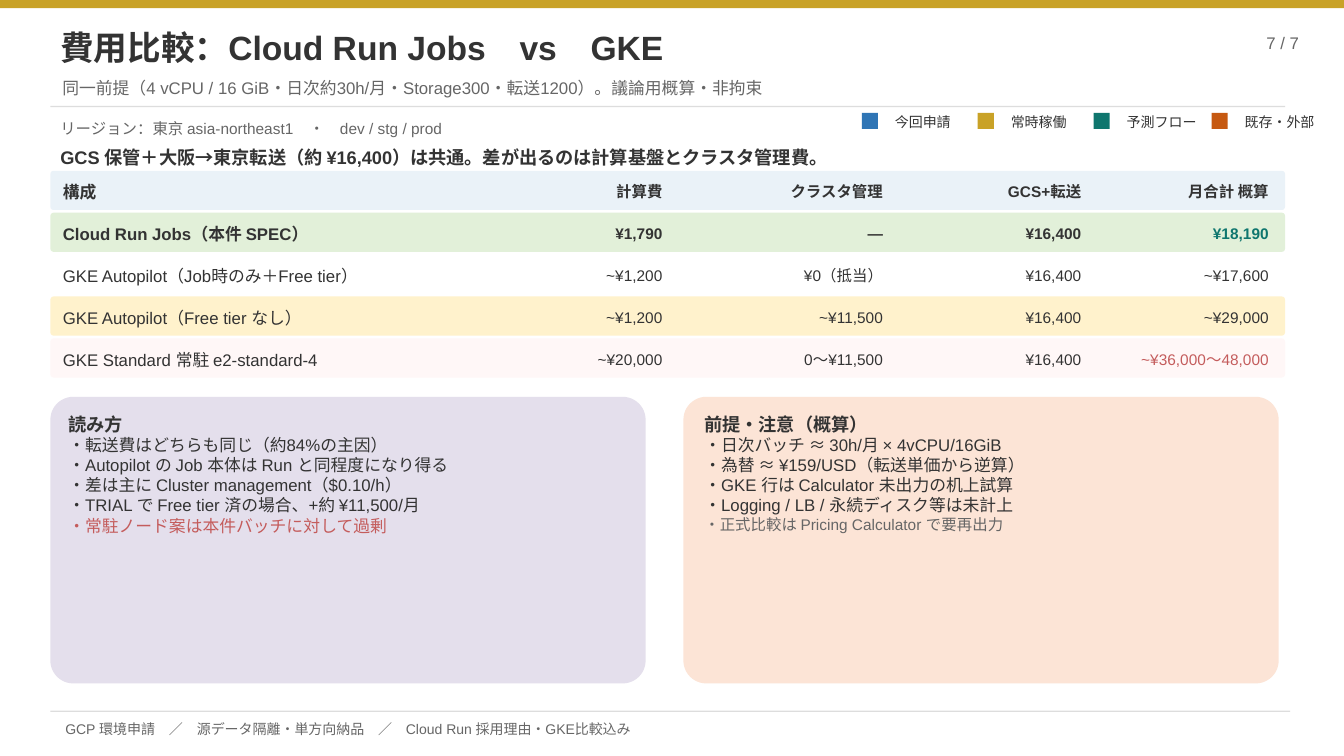
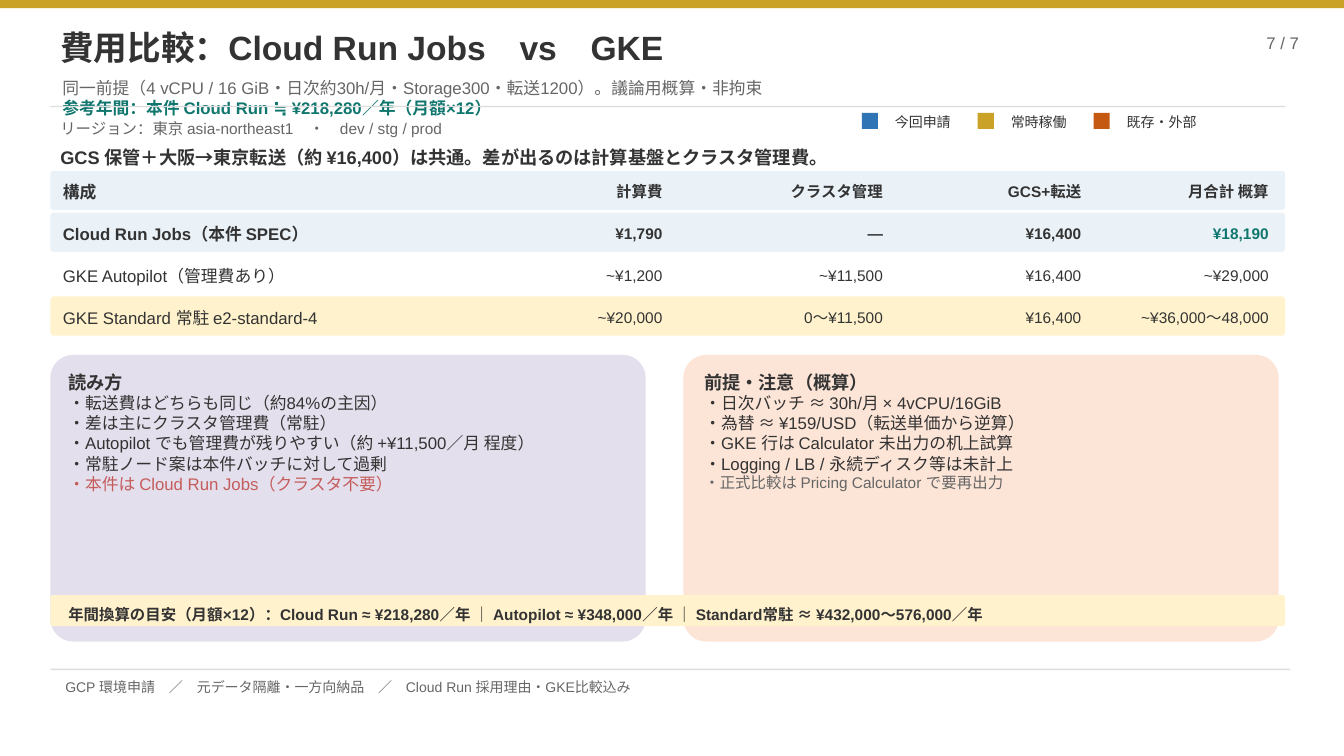
Before and after one commit to ZangPengshi-TREC/Zang_TreC, a slide deck: slide 7 of PMI/Sinops/phase2-detail-design/sources/20260922-scm-if-cloud-application/SCM連携クラウド機_GCP環境申請.pptx. Drawn at 1344x756 pixels with LibreOffice and Linux fonts; fonts in the diff are those of the drawing. Boxes give left, top, right and bottom in pixels: in the first picture for what was removed or moved away, otherwise in the second. Text is boxed around its words. In the diff, an @@ line names an element or a change of style, - is before the commit and + after.

```diff
--- a/PMI/Sinops/phase2-detail-design/sources/20260922-scm-if-cloud-application/SCM連携クラウド機_GCP環境申請.pptx
+++ b/PMI/Sinops/phase2-detail-design/sources/20260922-scm-if-cloud-application/SCM連携クラウド機_GCP環境申請.pptx
@@ text at <box>62,97,491,117</box>: paragraph added @@
+参考年間：本件 Cloud Run ≒ ¥218,280／年（月額×12）
@@ rectangle: place and size @@
-rectangle at <box>1212,113,1228,129</box>
+rectangle at <box>1094,113,1110,129</box>
@@ rectangle removed at <box>1094,113,1110,129</box> @@
@@ text "既存・外部": place and size @@
-text "既存・外部" at <box>1245,115,1315,128</box>
+text "既存・外部" at <box>1127,115,1197,128</box>
@@ text removed at <box>1127,115,1197,128</box> @@
-予測フロー
@@ rounded rectangle at <box>50,213,1286,252</box>: fill #E2F0D9 to #EAF2F8 @@
@@ text at <box>63,268,285,286</box>: text changed @@
-GKE Autopilot（Job時のみ＋Free tier）
+GKE Autopilot（管理費あり）
@@ 6 texts, 2 rounded rectangles: place and size @@
-6 texts, 2 rounded rectangles at <box>50,312,1279,684</box>
+6 texts, 2 rounded rectangles at <box>50,270,1279,641</box>
@@ text at <box>819,270,883,283</box>: text changed @@
-¥0（抵当）
+~¥11,500
@@ text removed at <box>1204,270,1269,283</box> @@
-~¥17,600
@@ text removed at <box>63,310,301,328</box> @@
-GKE Autopilot（Free tier なし）
@@ text removed at <box>606,312,662,325</box> @@
-~¥1,200
@@ text at <box>804,312,883,325</box>: text changed @@
-~¥11,500
+0〜¥11,500
@@ text "~¥36,000〜48,000" at <box>1141,312,1268,325</box>: text colour #C45C5C to #333333 @@
@@ rounded rectangle removed at <box>50,339,1286,378</box> @@
@@ text removed at <box>804,354,883,367</box> @@
-0〜¥11,500
@@ text removed at <box>1026,354,1082,367</box> @@
-¥16,400
@@ text at <box>68,415,534,453</box>: text changed @@
-・Autopilot の Job 本体は Run と同程度になり得る
-・差は主に Cluster management（$0.10/h）
-・TRIAL で Free tier 済の場合、+約 ¥11,500/月
+・差は主にクラスタ管理費（常駐）
+・Autopilot でも管理費が残りやすい（約 +¥11,500／月 程度）
@@ text at <box>68,476,393,492</box>: paragraph added @@
+・本件は Cloud Run Jobs（クラスタ不要）
@@ text at <box>68,456,387,472</box>: text colour #C45C5C to #333333 in "・常駐ノード案は本件バッチに対して過剰" @@
@@ rounded rectangle added at <box>50,596,1286,627</box>, fill #FFF2CC @@
@@ text added at <box>68,607,983,623</box>, 11 pt, text #333333, bold @@
+年間換算の目安（月額×12）：Cloud Run ≈ ¥218,280／年 ｜ Autopilot ≈ ¥348,000／年 ｜ Standard常駐 ≈ ¥432,000〜576,000／年
@@ rectangle: place and size @@
-rectangle at <box>50,711,1291,712</box>
+rectangle at <box>50,668,1291,669</box>
@@ text at <box>65,680,631,693</box>: text changed @@
-GCP 環境申請 ／ 源データ隔離・単方向納品 ／ Cloud Run 採用理由・GKE比較込み
+GCP 環境申請 ／ 元データ隔離・一方向納品 ／ Cloud Run 採用理由・GKE比較込み
```
Also in this commit, not shown: 6 other slides changed, 9 other files.
